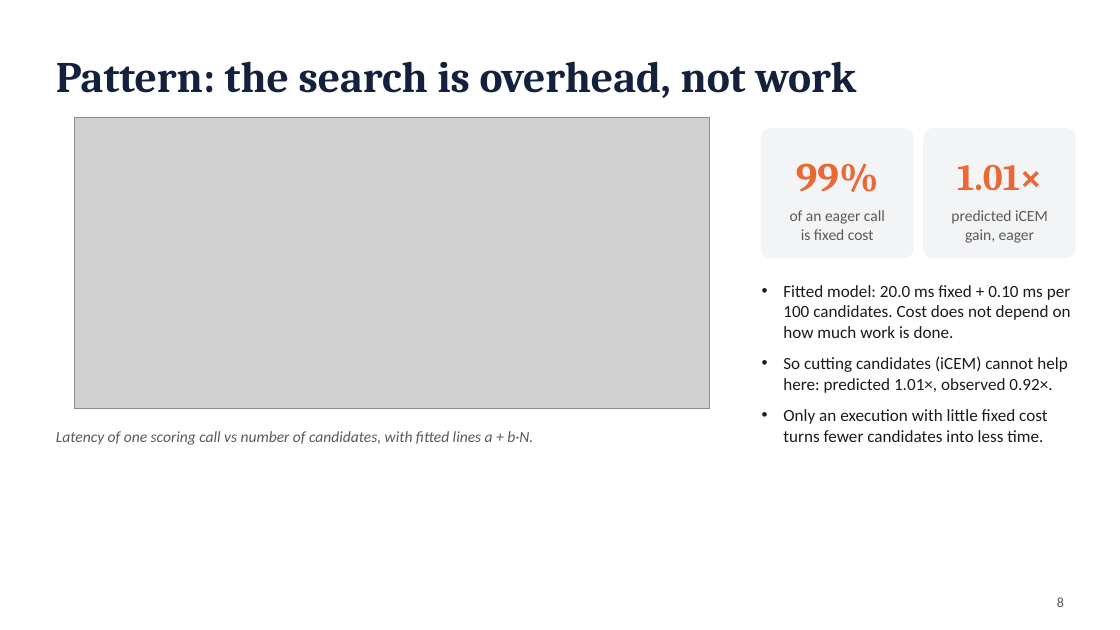
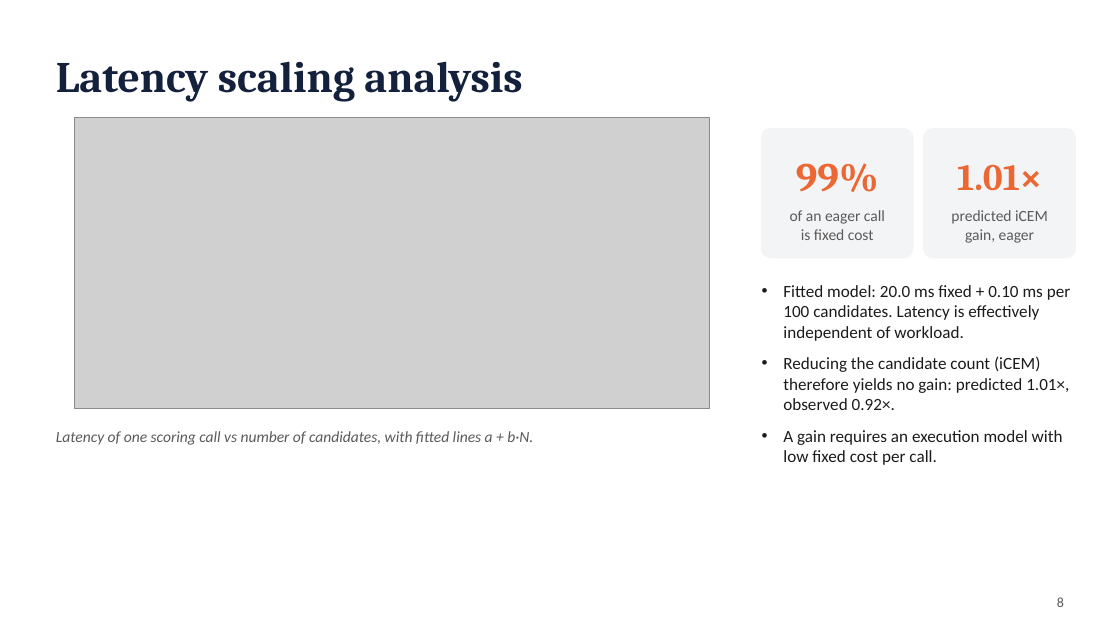
Before and after one commit to antoinenguyen27/lewm-flash, a slide deck: slide 8 of docs/paper/presentation.pptx. Drawn at 1120x630 pixels with LibreOffice and Linux fonts; fonts in the diff are those of the drawing; grey boxes stand for pictures. Boxes give left, top, right and bottom in pixels: in the first picture for what was removed or moved away, otherwise in the second. Text is boxed around its words. In the diff, an @@ line names an element or a change of style, - is before the commit and + after.

```diff
--- a/docs/paper/presentation.pptx
+++ b/docs/paper/presentation.pptx
@@ text at (56,61,522,102): text changed @@
-Pattern: the search is overhead, not work
+Latency scaling analysis
@@ text at (783,285,1070,465): text changed @@
-• Fitted model: 20.0 ms fixed + 0.10 ms per 100 candidates. Cost does not depend on how much work is done.
-• So cutting candidates (iCEM) cannot help here: predicted 1.01×, observed 0.92×.
-• Only an execution with little fixed cost turns fewer candidates into less time.
+• Fitted model: 20.0 ms fixed + 0.10 ms per 100 candidates. Latency is effectively independent of workload.
+• Reducing the candidate count (iCEM) therefore yields no gain: predicted 1.01×, observed 0.92×.
+• A gain requires an execution model with low fixed cost per call.
```
Also in this commit, not shown: 11 other slides changed, 2 other files.
